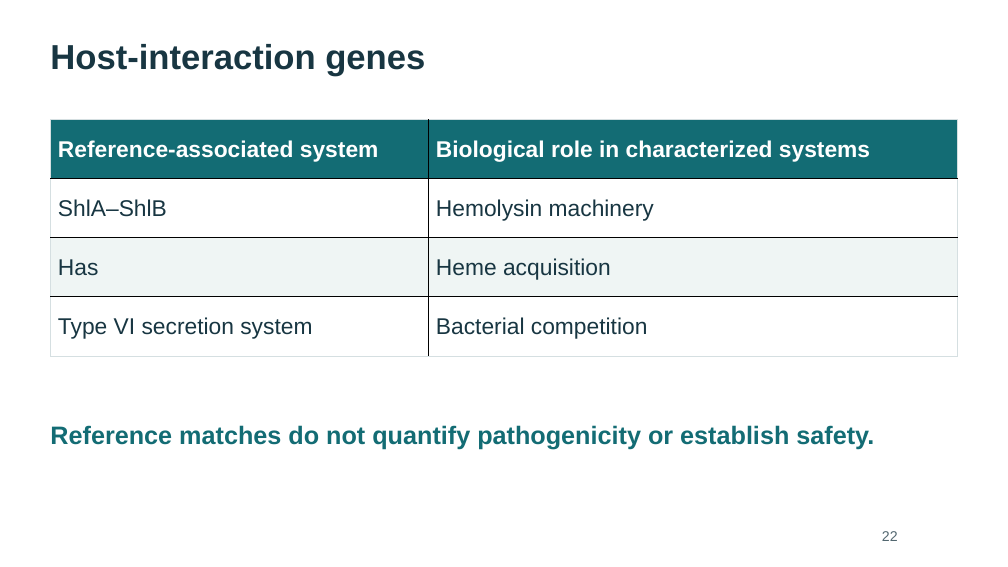
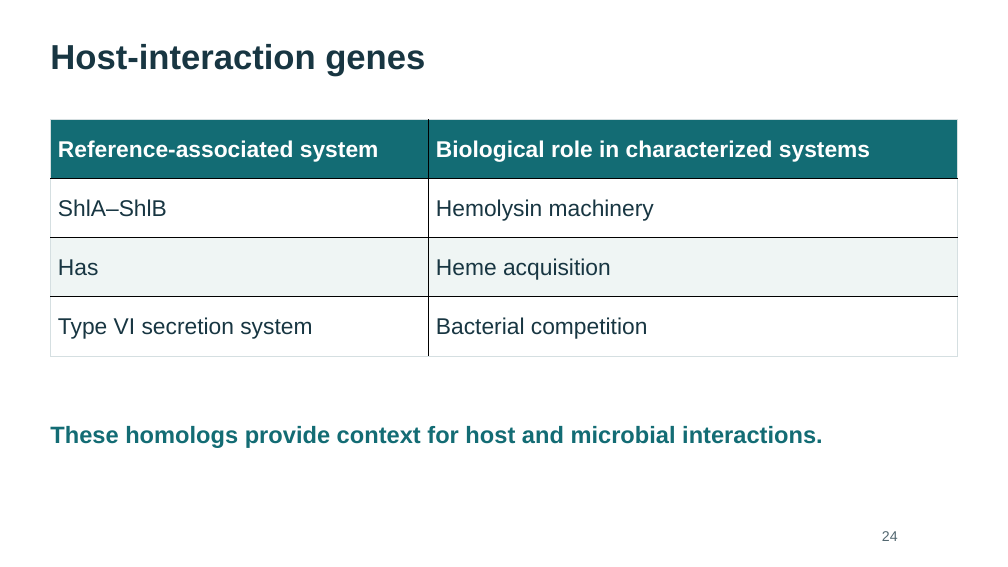
Before and after one commit to WhyAdr/sm-manu, a slide deck: slide 24 of explainer/NMZ-Serratia-genomics-explainer-2026-10-20.pptx (slide 22 before the commit). Drawn at 1008x567 pixels with LibreOffice and Linux fonts; fonts in the diff are those of the drawing. Boxes give left, top, right and bottom in pixels: in the first picture for what was removed or moved away, otherwise in the second. Text is boxed around its words. In the diff, an @@ line names an element or a change of style, - is before the commit and + after.

```diff
--- a/explainer/NMZ-Serratia-genomics-explainer-2026-10-20.pptx
+++ b/explainer/NMZ-Serratia-genomics-explainer-2026-10-20.pptx
@@ text at [50,426,823,448]: text changed; size 24 to 22.5 pt @@
-Reference matches do not quantify pathogenicity or establish safety.
+These homologs provide context for host and microbial interactions.
@@ text at [882,531,898,541]: text changed @@
-22
+24
```
Also in this commit, not shown: 21 other slides changed, 4 slides added, 1 slide removed, 12 other files.
